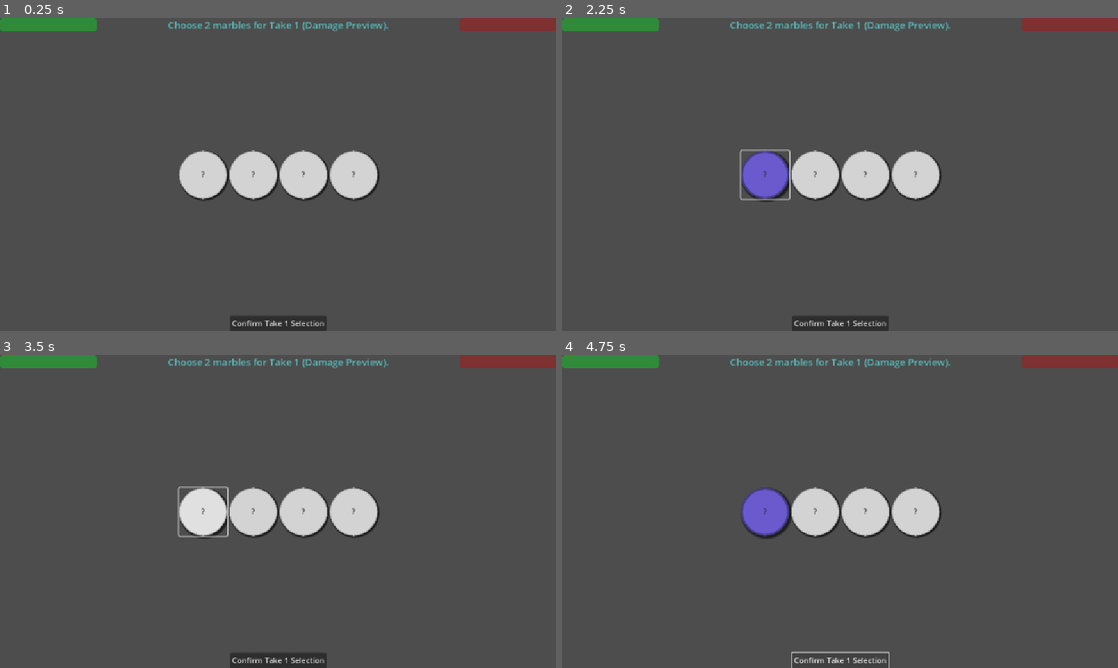
Above: before the commit, frames 1-4 (two rows, left to right).
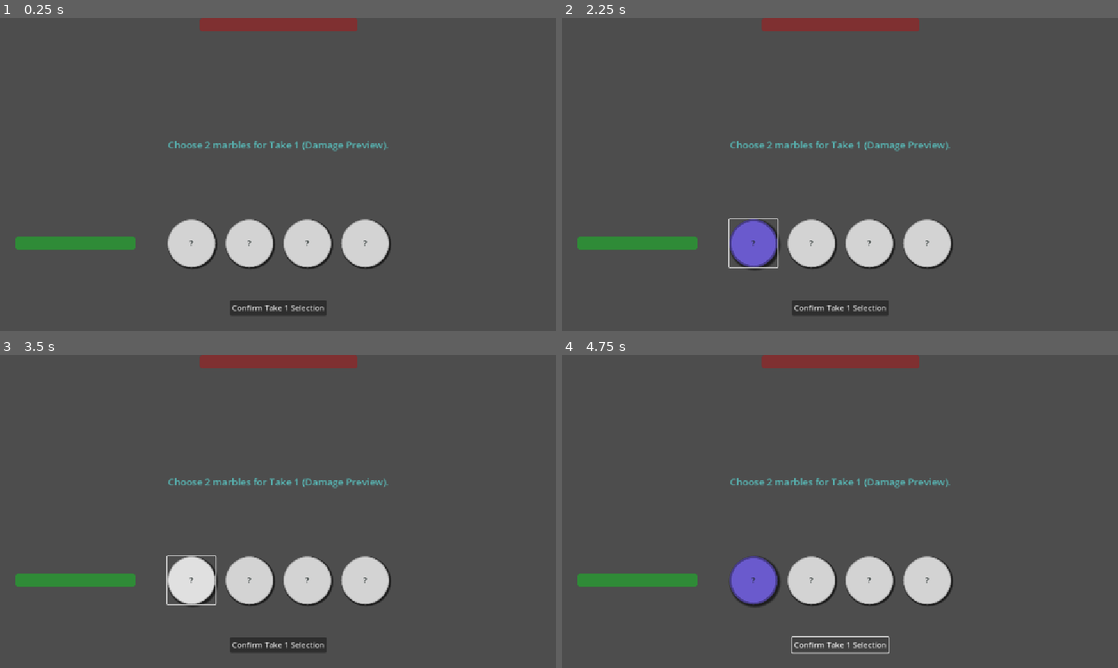
Above: after the commit, the same moments.

Repository: A-coder152/marble-magic
Game: Godot game, scene res://scenes/game_scene.tscn
Same seed, same stepped clock (60 frames per second), same inputs: the game is played once before the commit and once after it.
Inputs:
- Up to frame 1 (0.25 s): no input
- Up to frame 2 (2.25 s): click "Confirm Take 1 Selection" at 0.5 s; click "Confirm Take 1 Selection" at 1.25 s; click "?" at 2 s
- Up to frame 3 (3.5 s): click "?" at 2.75 s
- Up to frame 4 (4.75 s): click "?" at 3.5 s; click "Confirm Take 1 Selection" at 4.25 s

The runs differ from the first frame. In frame 1, 14% of the frame differs, in the area x 0-100%, y 0-100%; in frame 2, 15%; in frame 3, 15%; in frame 4, 13%.

Commit message:
playing around with ui

Diff:
--- a/scenes/game_scene.tscn
+++ b/scenes/game_scene.tscn
@@ -11,28 +11,29 @@
 grow_vertical = 2
 script = ExtResource("1_mlf6e")
 
-[node name="HealthBarContainer" type="HBoxContainer" parent="."]
-layout_mode = 1
-anchors_preset = 10
-anchor_right = 1.0
-grow_horizontal = 2
-
-[node name="PlayerHealthBar" type="ProgressBar" parent="HealthBarContainer"]
+[node name="PlayerHealthBar" type="ProgressBar" parent="."]
 modulate = Color(0.141176, 1, 0.219608, 1)
 custom_minimum_size = Vector2(200, 27)
 layout_mode = 2
+offset_left = 31.0
+offset_top = 452.0
+offset_right = 280.0
+offset_bottom = 479.0
 size_flags_vertical = 1
 value = 100.0
 show_percentage = false
 
-[node name="Spacer" type="Control" parent="HealthBarContainer"]
-layout_mode = 2
-size_flags_horizontal = 3
-
-[node name="EnemyHealthBar" type="ProgressBar" parent="HealthBarContainer"]
+[node name="EnemyHealthBar" type="ProgressBar" parent="."]
 modulate = Color(0.890196, 0.14902, 0.160784, 1)
 custom_minimum_size = Vector2(200, 27)
-layout_mode = 2
+layout_mode = 1
+anchors_preset = 5
+anchor_left = 0.5
+anchor_right = 0.5
+offset_left = -163.5
+offset_right = 163.5
+offset_bottom = 27.0
+grow_horizontal = 2
 size_flags_vertical = 1
 value = 100.0
 fill_mode = 1
@@ -40,13 +41,17 @@
 
 [node name="MessageLabel" type="Label" parent="."]
 layout_mode = 1
-anchors_preset = 5
+anchors_preset = 8
 anchor_left = 0.5
+anchor_top = 0.5
 anchor_right = 0.5
-offset_left = -20.0
-offset_right = 20.0
-offset_bottom = 23.0
+anchor_bottom = 0.5
+offset_left = -73.0
+offset_top = -76.0
+offset_right = 73.0
+offset_bottom = -48.0
 grow_horizontal = 2
+grow_vertical = 2
 theme_override_colors/font_color = Color(0.345098, 0.72549, 0.717647, 1)
 theme_override_font_sizes/font_size = 20
 text = "Game Message"
@@ -59,12 +64,13 @@
 anchor_top = 0.5
 anchor_right = 0.5
 anchor_bottom = 0.5
-offset_left = -20.0
-offset_top = -20.0
-offset_right = 20.0
-offset_bottom = 20.0
+offset_left = -250.0
+offset_top = 92.0
+offset_right = 250.0
+offset_bottom = 192.0
 grow_horizontal = 2
 grow_vertical = 2
+theme_override_constants/separation = 20
 alignment = 1
 
 [node name="ConfirmButton" type="Button" parent="."]
@@ -74,9 +80,10 @@
 anchor_top = 1.0
 anchor_right = 0.5
 anchor_bottom = 1.0
-offset_left = -4.0
-offset_top = -8.0
-offset_right = 4.0
+offset_left = -73.0
+offset_top = -63.0
+offset_right = 73.0
+offset_bottom = -32.0
 grow_horizontal = 2
 grow_vertical = 0
 text = "Confirm Selection"
--- a/scripts/GameManager.gd
+++ b/scripts/GameManager.gd
@@ -116,9 +116,8 @@
 		_apply_damage_to_enemy(total_chosen_damage)
 		_set_turn_phase(TurnPhase.TURN_END)
 		# After a short delay, proceed to next turn or game over check
-		get_tree().create_timer(1.5).timeout.connect(func():
-			_end_turn()
-		)
+		await get_tree().create_timer(1.75 if enemy_health > 0 else 2.25).timeout
+		_end_turn()
 
 # Applies damage to the enemy
 func _apply_damage_to_enemy(amount: int):
--- a/scripts/GameScene.gd
+++ b/scripts/GameScene.gd
@@ -1,8 +1,8 @@
 # GameScene.gd
 extends Control
 
-@onready var player_health_bar = $HealthBarContainer/PlayerHealthBar
-@onready var enemy_health_bar = $HealthBarContainer/EnemyHealthBar
+@onready var player_health_bar = $PlayerHealthBar
+@onready var enemy_health_bar = $EnemyHealthBar
 @onready var message_label = $MessageLabel
 @onready var marble_container = $MarbleContainer
 @onready var confirm_button = $ConfirmButton
@@ -98,10 +98,10 @@
 			_update_marble_values_and_visibility(false) # Still hidden
 			_reset_marble_selection_visuals() # Clear selection visuals
 		GameManager.TurnPhase.TURN_END:
-			message_label.text = "Turn ended. Enemy attacking..."
 			confirm_button.disabled = true
 			_update_marble_values_and_visibility(true) # Reveal all marbles at turn end
 			_reset_marble_selection_visuals() # Clear selection visuals
+			message_label.text = "Turn ended. Enemy attacking..." if enemy_health_bar.value > 0 else "Enemy defeated! Starting next round..."
 		GameManager.TurnPhase.GAME_OVER:
 			# Handled by _on_game_over signal
 			pass
